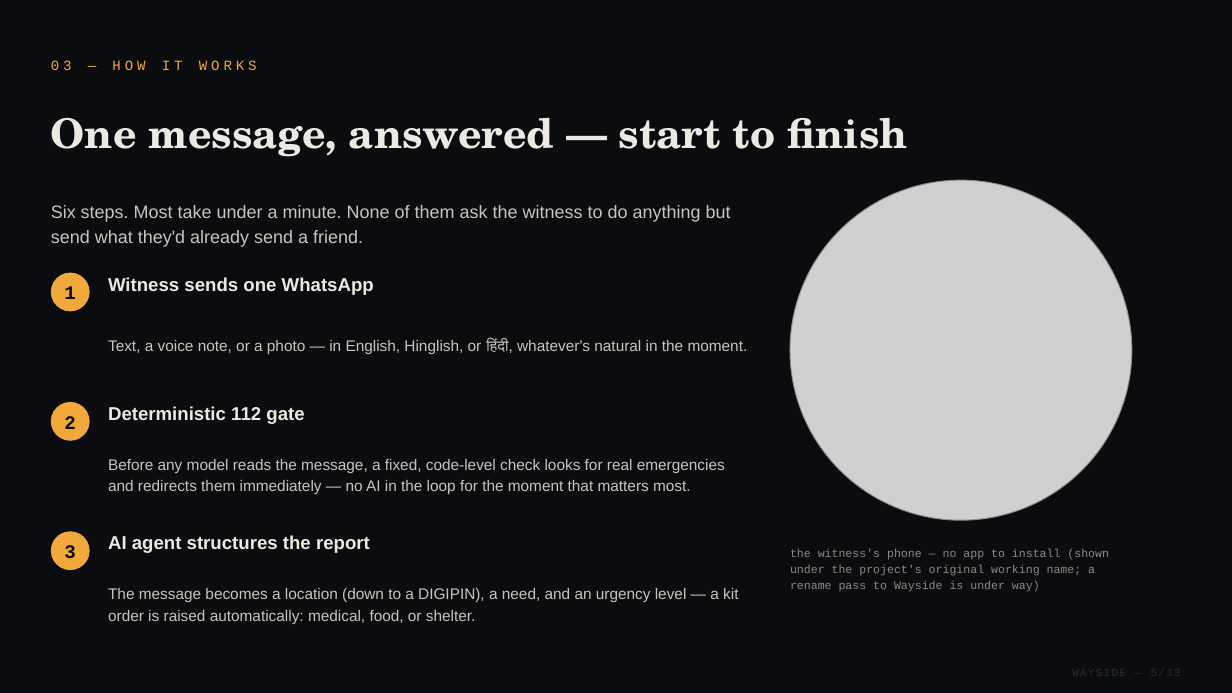
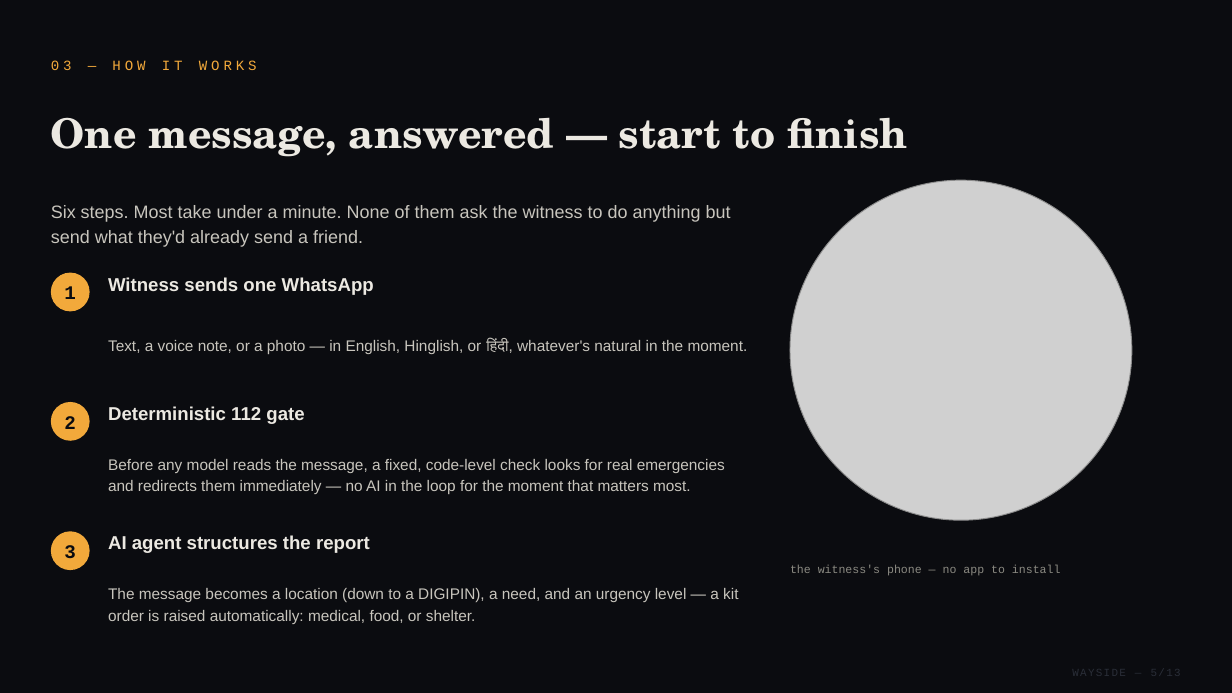
Before and after one commit to Rustom1234/register, a slide deck: slide 5 of research/pitch/wayside-kxic-pitch.pptx. Drawn at 1232x693 pixels with LibreOffice and Linux fonts; fonts in the diff are those of the drawing; grey boxes stand for pictures. Boxes give left, top, right and bottom in pixels: in the first picture for what was removed or moved away, otherwise in the second. Text is boxed around its words. In the diff, an @@ line names an element or a change of style, - is before the commit and + after.

```diff
--- a/research/pitch/wayside-kxic-pitch.pptx
+++ b/research/pitch/wayside-kxic-pitch.pptx
@@ text at <box>790,565,1061,576</box>: text changed @@
-the witness's phone — no app to install (shown under the project's original working name; a rename pass to Wayside is under way)
+the witness's phone — no app to install
```
Also in this commit, not shown: 4 other slides changed, 5 other files.
